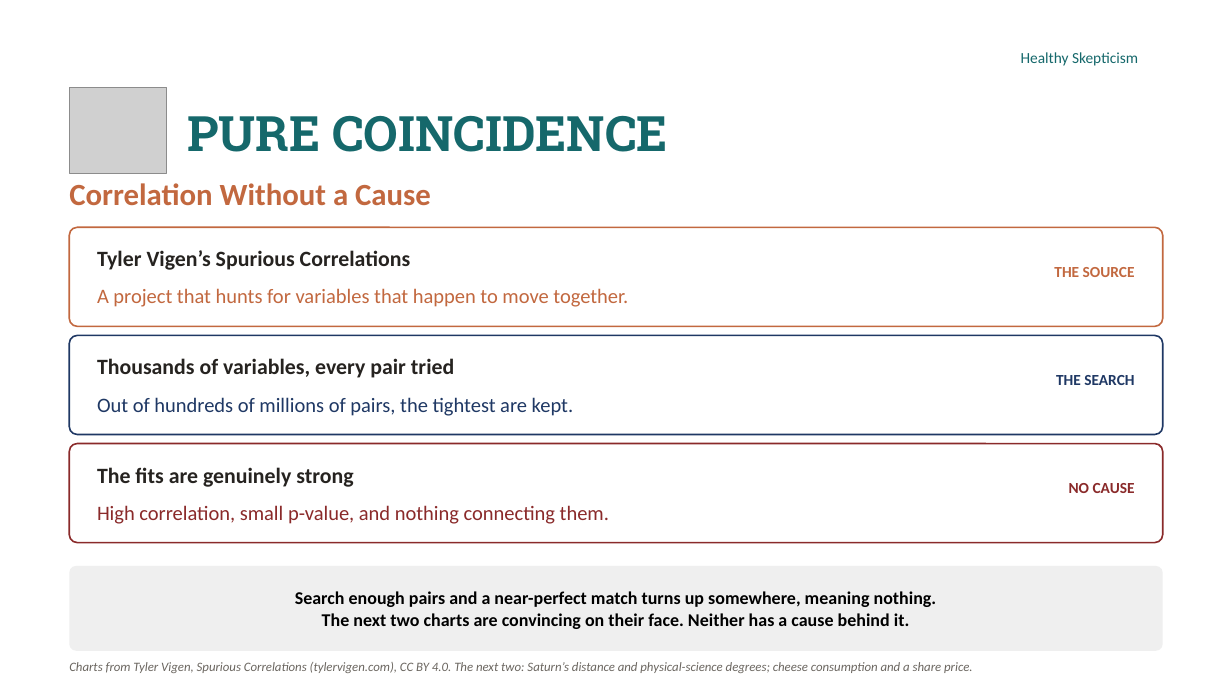
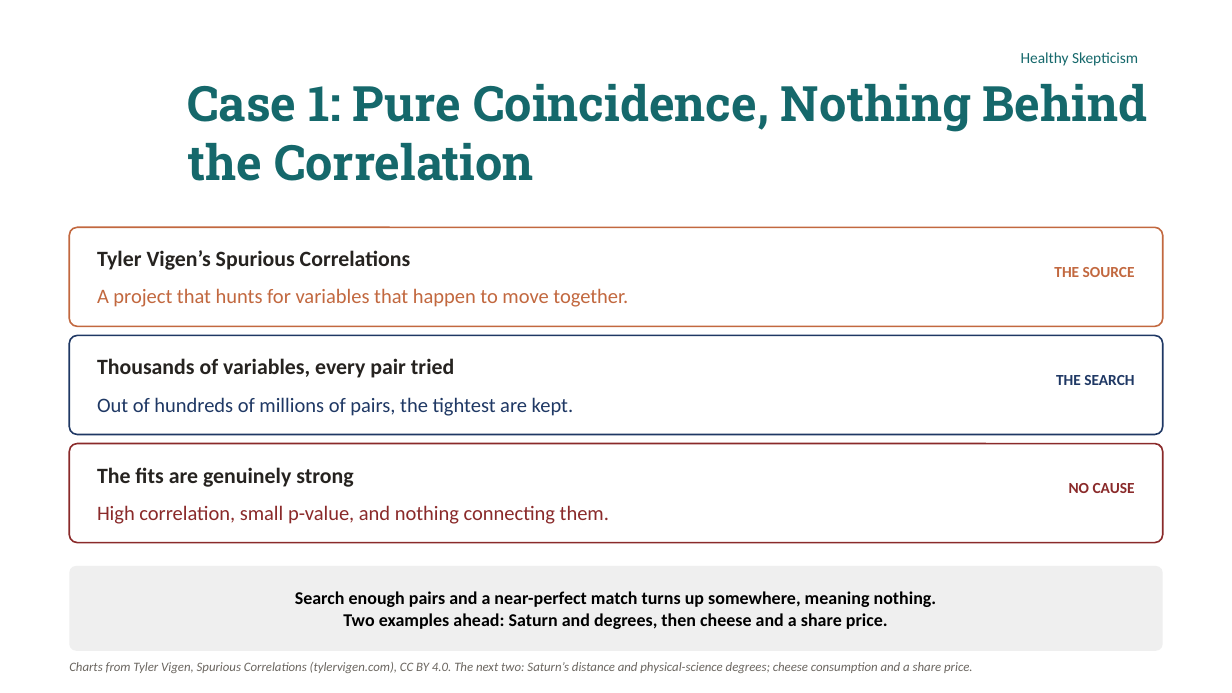
Before and after one commit to murraygmail/healthy-skepticism, a slide deck: slide 9 of materials/Day4.pptx (slide 8 before the commit). Drawn at 1232x693 pixels with LibreOffice and Linux fonts; fonts in the diff are those of the drawing; grey boxes stand for pictures; background and template pictures are left out. Boxes give left, top, right and bottom in pixels: in the first picture for what was removed or moved away, otherwise in the second. Text is boxed around its words. In the diff, an @@ line names an element or a change of style, - is before the commit and + after.

```diff
--- a/materials/Day4.pptx
+++ b/materials/Day4.pptx
@@ picture removed at [69, 87, 167, 173] @@
@@ title at [187, 84, 1147, 181]: text changed @@
-PURE COINCIDENCE
+Case 1: Pure Coincidence, Nothing Behind the Correlation
@@ text removed at [69, 183, 431, 206] @@
-Correlation Without a Cause
@@ text in rounded rectangle at [343, 613, 888, 629]: text changed @@
-The next two charts are convincing on their face. Neither has a cause behind it.
+Two examples ahead: Saturn and degrees, then cheese and a share price.
```
Also in this commit, not shown: 16 other slides changed, 6 slides added, 6 slides removed, 3 other files.
